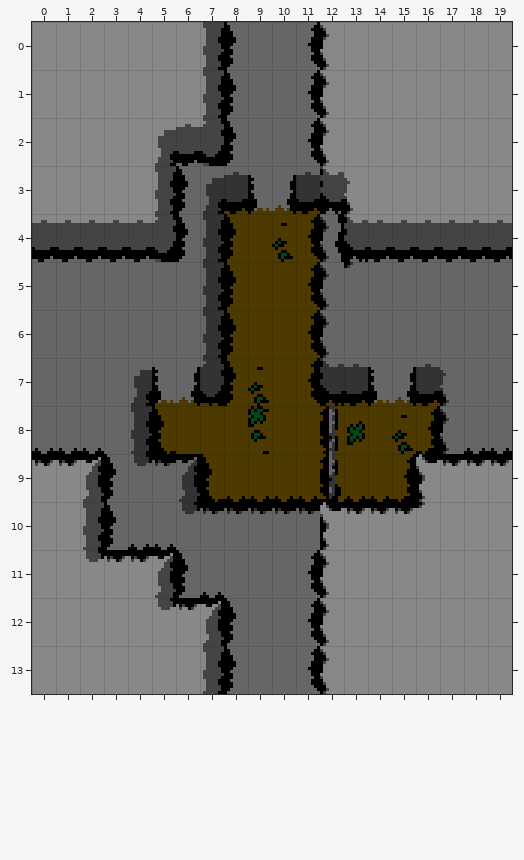
Tiled map: tiled/hills_room_6.tmx. Above is the file before it was changed.
Cells are 8x16 px. Shown: x 0..19, y 0..13.
The result:
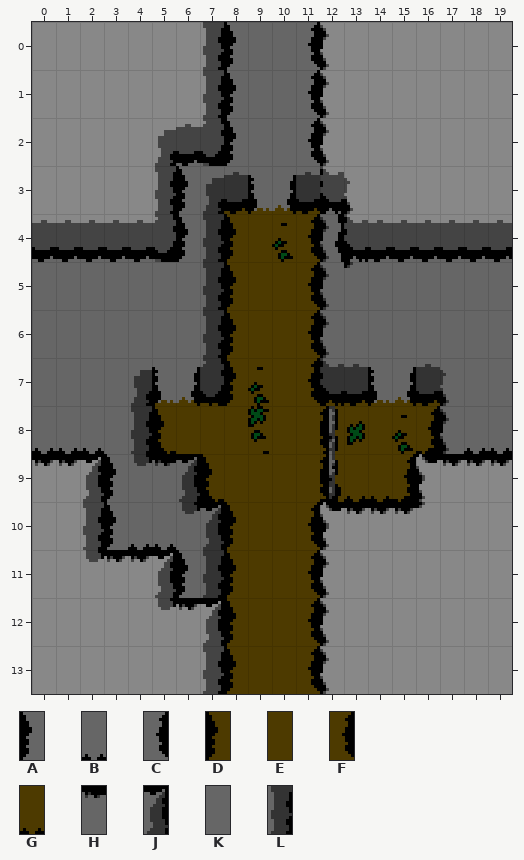
Key: from "hills_high": A 0, B 1, C 2; from "hills_ledges": D 0, E 1, F 2, G 4, H 22, J 23, K 25, L 26.
_ is an empty cell.
The author wrote: hills maps additions, prep bank 9 for adding additional maps
Diff:
Layer "Tile Layer 1":
Tile A gives way to tile D in rows 12 to 13 at x 8.
Tile H gives way to tile D in row 10 at x 8.
Tile K gives way to tile D in row 11 at x 8.
Tile G gives way to tile E in row 9 at x 8 to 11.
Tile H gives way to tile E in row 10 at x 9 to 10.
Tile K gives way to tile E in rows 11 to 13 at x 9 to 10.
Tile C gives way to tile F in rows 11 to 13 at x 11.
Tile H gives way to tile F in row 10 at x 11.
Tile H gives way to tile J in row 10 at x 7.
Tile B gives way to tile L in row 11 at x 7.
Pixel boxes of the changes (left, top, right, bottom) in both pictures:
changed: (200, 496, 320, 694)
